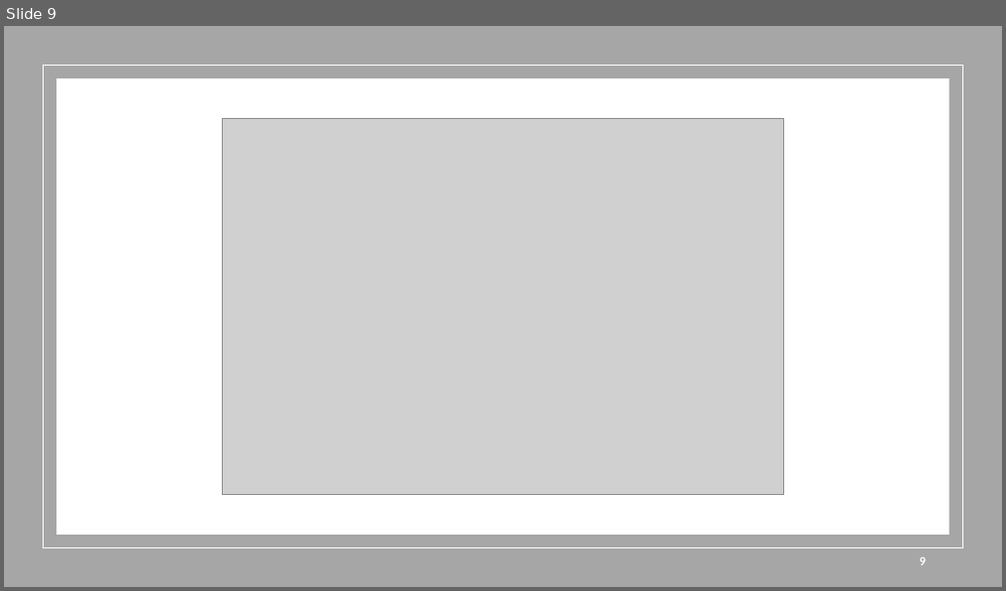
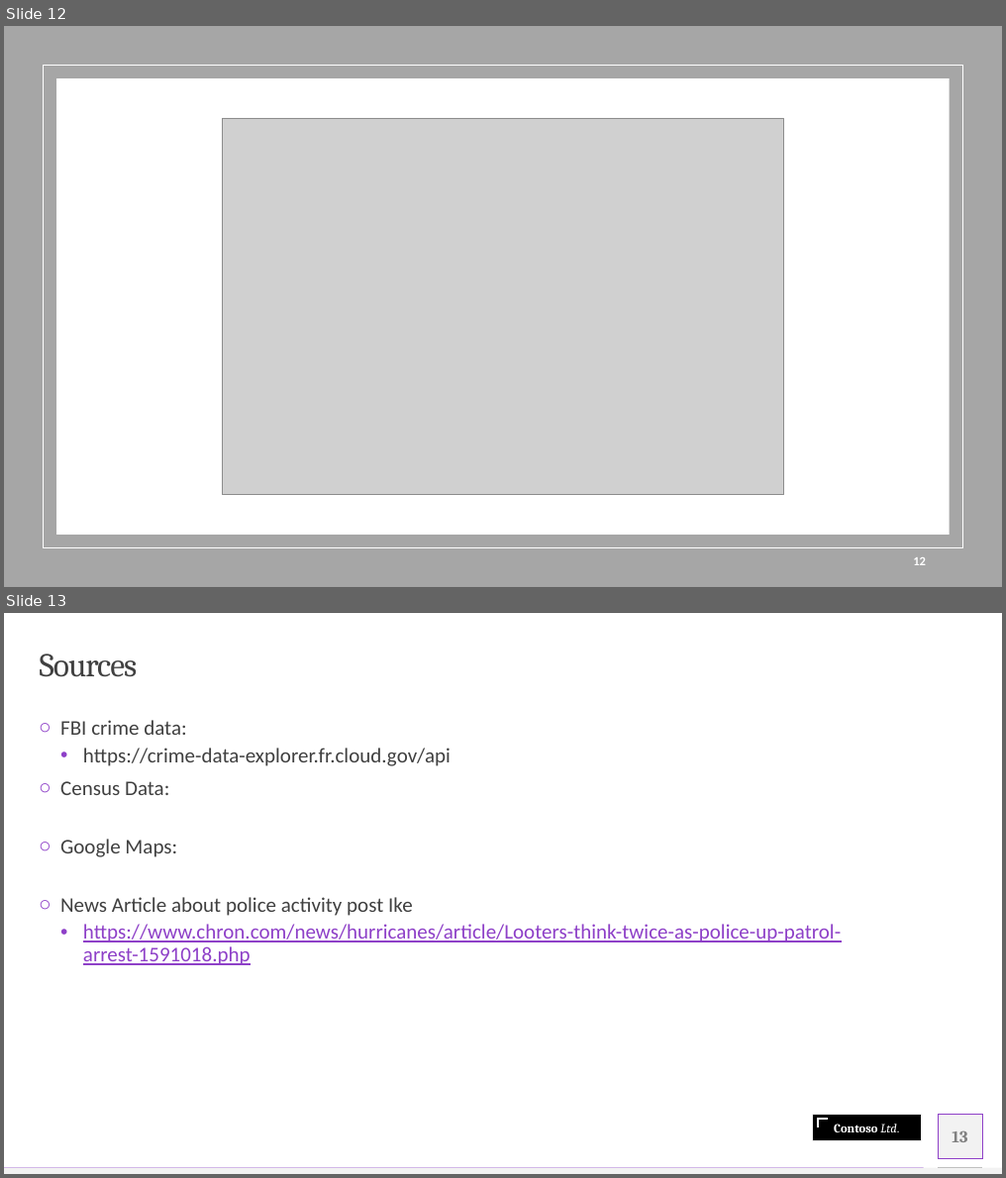
Before and after one commit to olegmrnv/crime_correlations, a slide deck: reports/Crime Analysis .pptx. Shown one above the other, each under a label of ours: slide 9 before the commit, slides 12 and 13 after it. The pictures are 1006x591 and 1006x1178 pixels, drawn with LibreOffice and Linux fonts; fonts in the diff are those of the drawing; grey boxes stand for pictures. Boxes give left, top, right and bottom in pixels: in the first picture for what was removed or moved away, otherwise in the second. Text is boxed around its words. In the diff, an @@ line names an element or a change of style, - is before the commit and + after.

```diff
--- a/reports/Crime Analysis .pptx
+++ b/reports/Crime Analysis .pptx
@@ slide 13 added at bbox=[4, 613, 1002, 1174], background #FFFFFF; not listed: 2 template elements that a slide beside it also shows @@
@@ title added at bbox=[40, 654, 138, 677], 32 pt, text #404040 @@
+Sources
@@ text added at bbox=[60, 720, 841, 965], 20 pt, text #404040 @@
+○ FBI crime data:
+  • https://crime-data-explorer.fr.cloud.gov/api
+○ Census Data:
+○ Google Maps:
+○ News Article about police activity post Ike
+  • https://www.chron.com/news/hurricanes/article/Looters-think-twice-as-police-up-patrol-arrest-1591018.php
@@ rectangle added at bbox=[813, 1115, 921, 1141], fill #000000, outline #F2F2F2 0.75 pt, 12 pt, text #FFFFFF, bold @@
+Contoso Ltd.
@@ rectangle added at bbox=[939, 1115, 982, 1158], fill #F2F2F2, outline #8E40C8 0.25 pt @@
@@ freeform shape added at bbox=[818, 1119, 829, 1128], outline #FFFFFF 2 pt @@
@@ page number added at bbox=[951, 1132, 967, 1143], 16 pt, text #808080, bold @@
+13
@@ line added from (939, 1167) to (982, 1167), #BFBFBF 0.5 pt @@
@@ what was slide 9 is now slide 12 @@
@@ page number at bbox=[913, 558, 926, 566]: text changed @@
-9
+12
```
Also in this commit, not shown: 5 slides changed, 4 other slides added, 2 slides removed, 7 other files.
